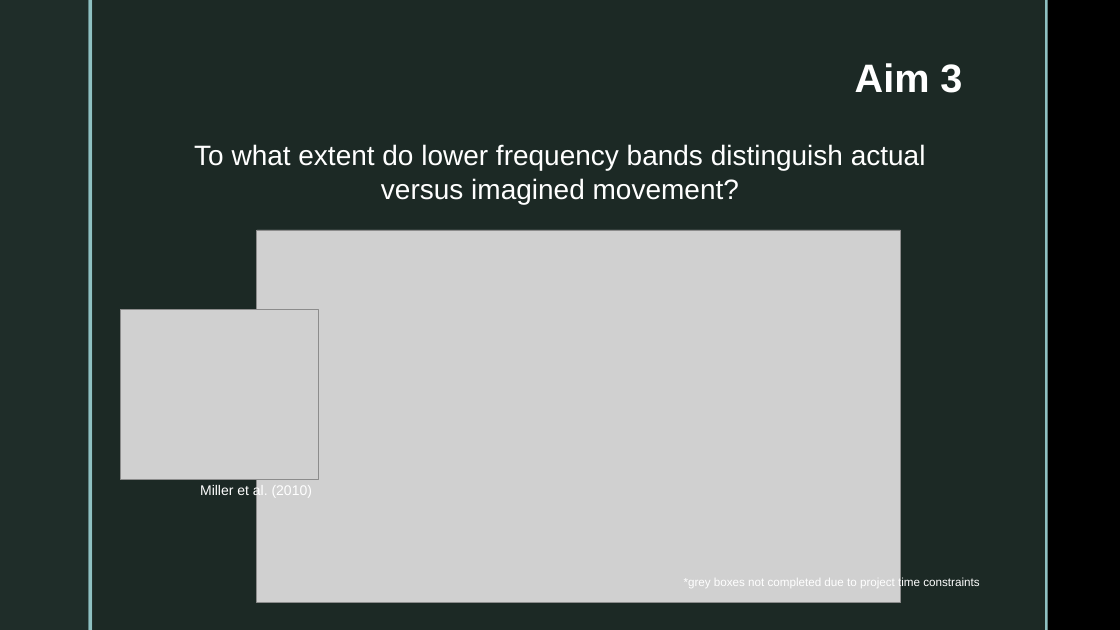
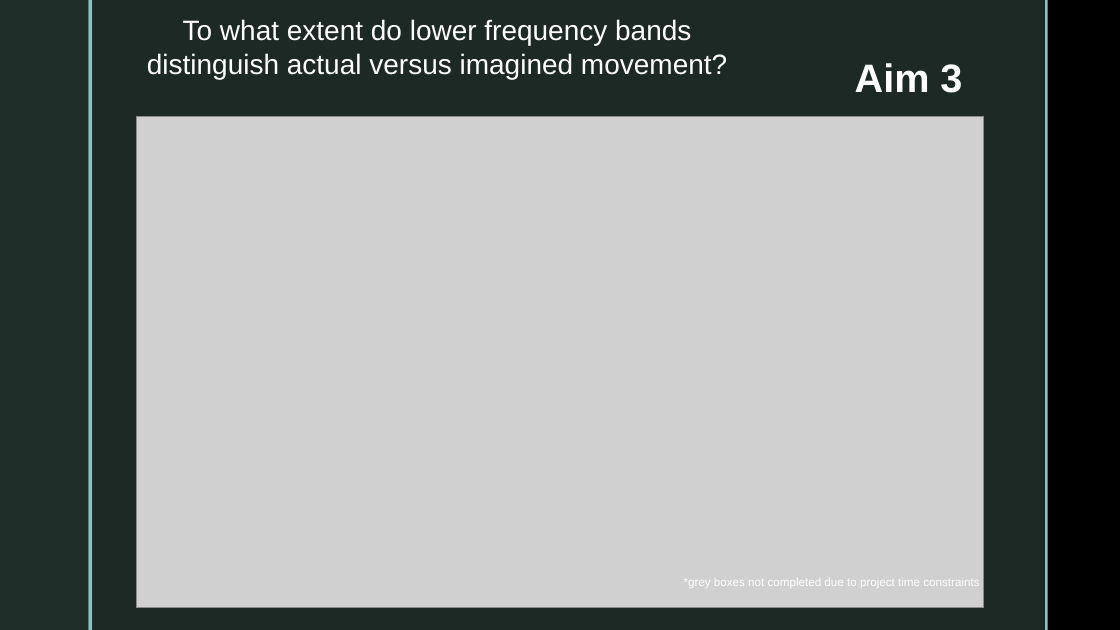
Before and after one commit to jessb0t/motorImagery, a slide deck: slide 7 of presentation/presentation.pptx. Drawn at 1120x630 pixels with LibreOffice and Linux fonts; fonts in the diff are those of the drawing; grey boxes stand for pictures; background and template pictures are left out. Boxes give left, top, right and bottom in pixels: in the first picture for what was removed or moved away, otherwise in the second. Text is boxed around its words. In the diff, an @@ line names an element or a change of style, - is before the commit and + after.

```diff
--- a/presentation/presentation.pptx
+++ b/presentation/presentation.pptx
@@ text "To what extent do lower ..." rewrapped from [194,144,926,204] to [147,19,727,79] @@
@@ picture: place and size @@
-picture at [257,230,901,603]
+picture at [136,116,984,607]
@@ picture removed at [120,310,318,481] @@
@@ text removed at [200,484,312,499] @@
-Miller et al. (2010)
```
Also in this commit, not shown: 1 other slide changed, 2 other files.
